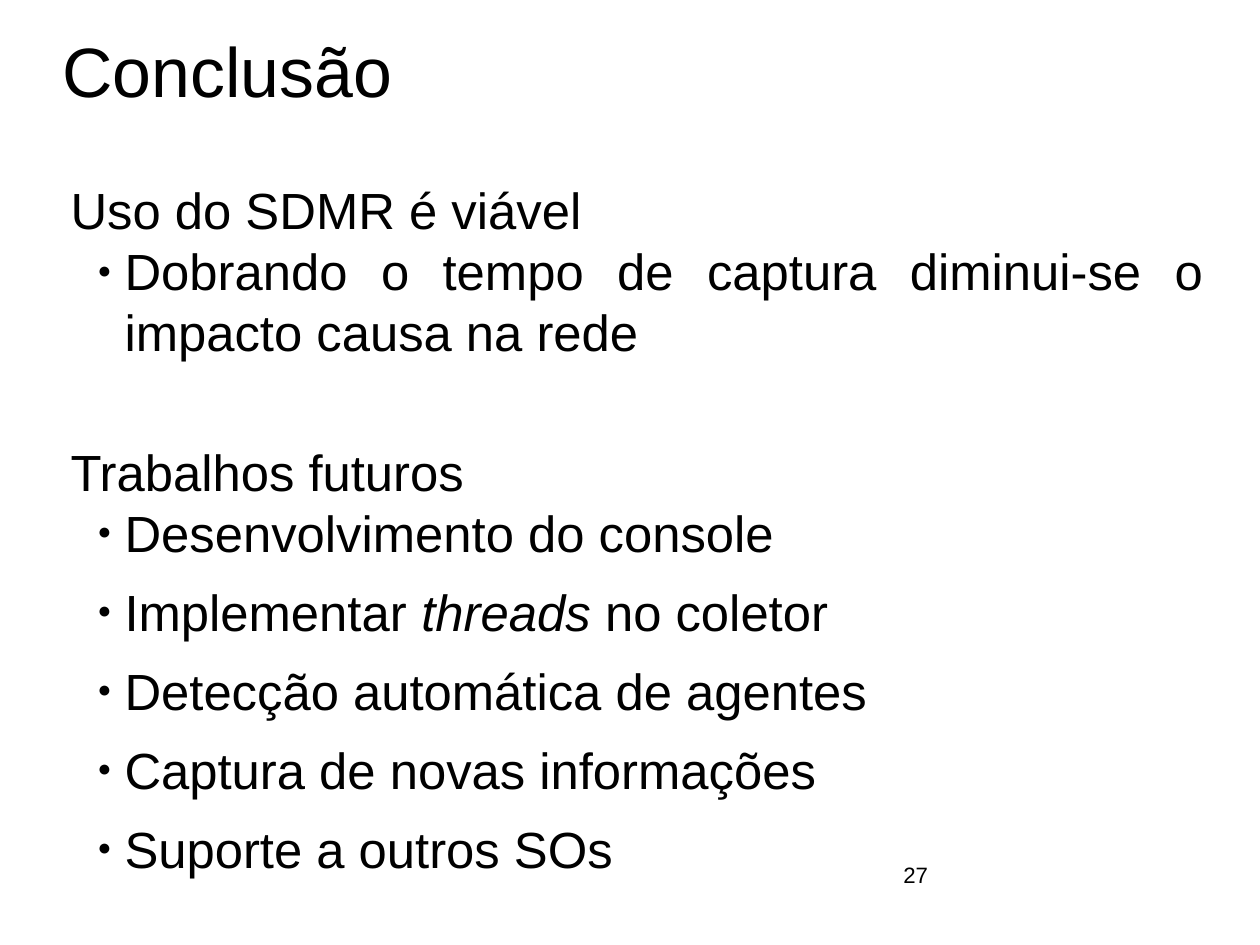
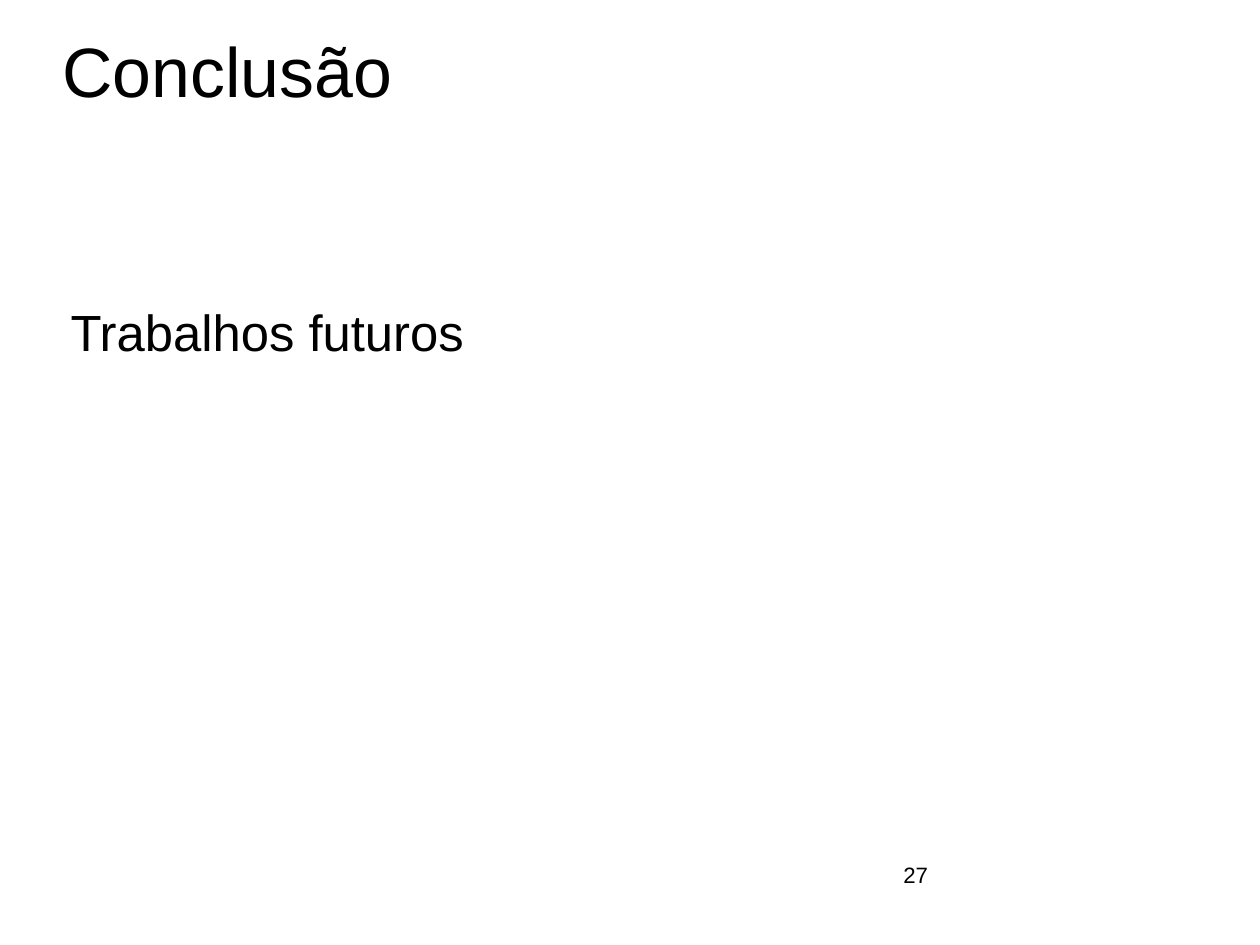
Before and after one commit to ftomasini/smdb, a slide deck: slide 27 of Documentos/FTOMASINI/FINAL/APRESENTACAO.odp. Drawn at 1260x945 pixels with LibreOffice and Linux fonts; fonts in the diff are those of the drawing; background and template pictures are left out. Boxes give left, top, right and bottom in pixels: in the first picture for what was removed or moved away, otherwise in the second. Text is boxed around its words. In the diff, an @@ line names an element or a change of style, - is before the commit and + after.

```diff
--- a/Documentos/FTOMASINI/FINAL/APRESENTACAO.odp
+++ b/Documentos/FTOMASINI/FINAL/APRESENTACAO.odp
@@ text removed at box(71, 191, 1203, 878) @@
-Uso do SDMR é viável
-  ● Dobrando o tempo de captura diminui-se o impacto causa na rede
-Trabalhos futuros
-  ● Desenvolvimento do console
-  ● Implementar threads no coletor
-  ● Detecção automática de agentes
-  ● Captura de novas informações
-  ● Suporte a outros SOs
@@ text added at box(71, 314, 464, 352), 32 pt, text #000000 @@
+Trabalhos futuros
```
Also in this commit, not shown: 4 other slides changed, 2 other files.
